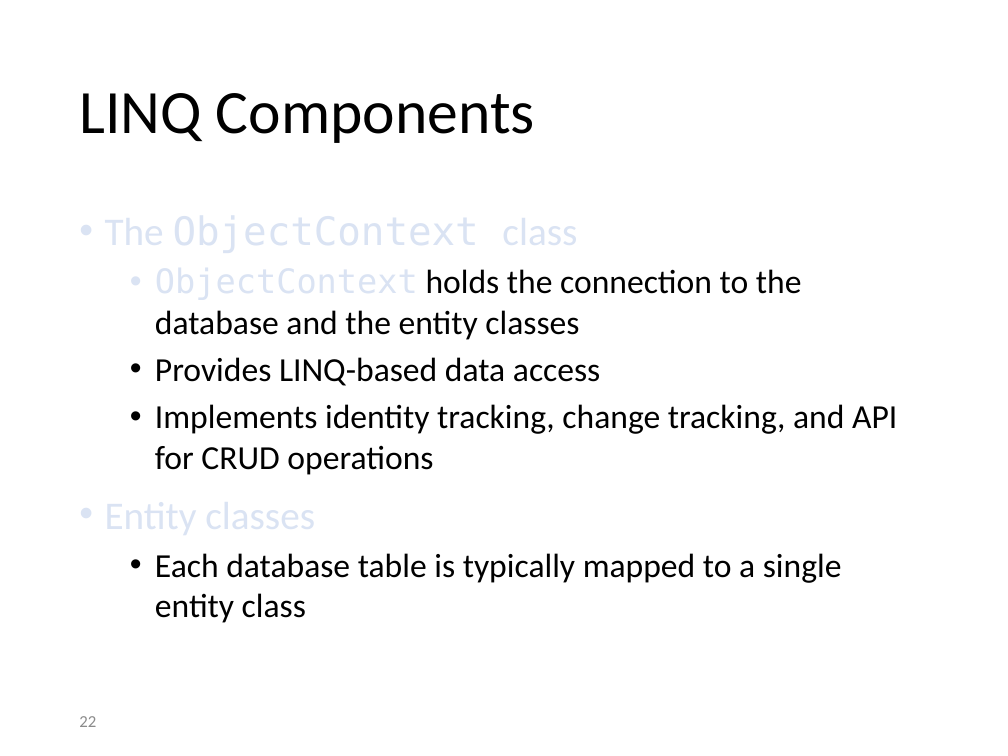
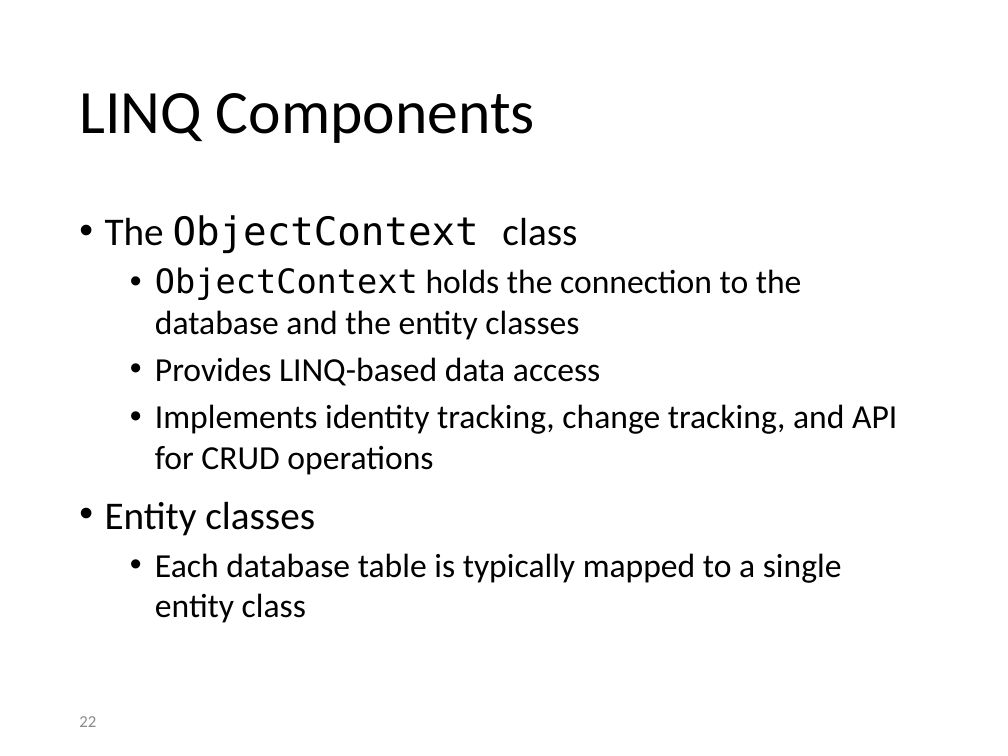
Before and after one commit to SeamlessThingies-Learn-DotNet3Day/DotNetProgramming, a slide deck: slide 22 of Slides/EF/1 - Introduction to EF.pptx. Drawn at 1008x756 pixels with LibreOffice and Linux fonts; fonts in the diff are those of the drawing. Boxes give left, top, right and bottom in pixels: in the first picture for what was removed or moved away, otherwise in the second. Text is boxed around its words. In the diff, an @@ line names an element or a change of style, - is before the commit and + after.

```diff
--- a/Slides/EF/1 - Introduction to EF.pptx
+++ b/Slides/EF/1 - Introduction to EF.pptx
@@ text at bbox=[105, 215, 802, 536]: text colour #DAE3F3 to #000000 in "The ObjectContext class", "ObjectContext", "Entity classes" @@
```
Also in this commit, not shown: 11 other slides changed, 1 slide added, 15 slides removed, 11 other files.
